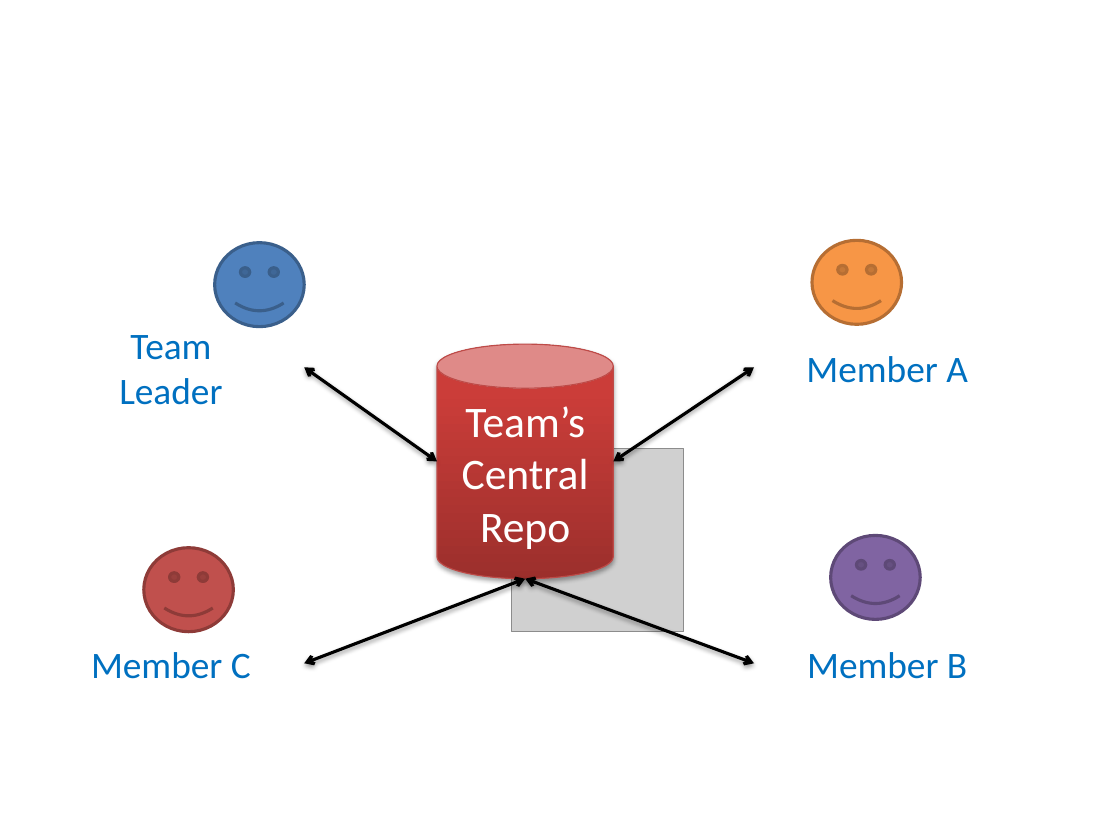
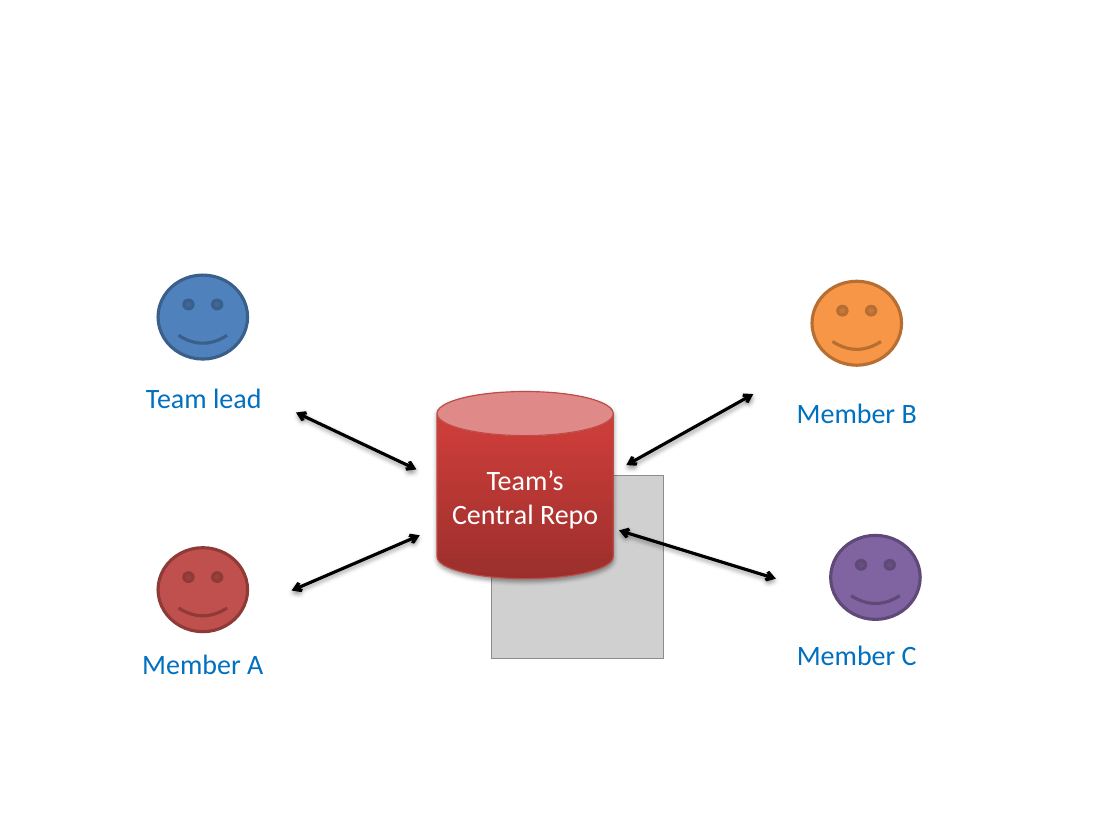
Before and after one commit to se-edu/se-book, a slide deck: slide 1 of diagrams/revisionControl/drcsVsCrcs/crcsDiagram.pptx. Drawn at 1120x840 pixels with LibreOffice and Linux fonts; fonts in the diff are those of the drawing; grey boxes stand for pictures. Boxes give left, top, right and bottom in pixels: in the first picture for what was removed or moved away, otherwise in the second. Text is boxed around its words. In the diff, an @@ line names an element or a change of style, - is before the commit and + after.

```diff
--- a/diagrams/revisionControl/drcsVsCrcs/crcsDiagram.pptx
+++ b/diagrams/revisionControl/drcsVsCrcs/crcsDiagram.pptx
@@ ellipse removed at bbox=[38, 277, 305, 459] @@
-Team Leader
@@ smiley face: place and size @@
-smiley face at bbox=[215, 243, 305, 327]
+smiley face at bbox=[158, 276, 248, 360]
@@ smiley face: place and size @@
-smiley face at bbox=[812, 241, 902, 325]
+smiley face at bbox=[812, 281, 902, 365]
@@ text added at bbox=[146, 388, 261, 409], 18 pt, text #0070C0 @@
+Team lead
@@ double arrow moved from (305, 367) - (437, 461) to (296, 412) - (417, 469) @@
@@ cylinder "Team’s Central Repo": place and size @@
-cylinder "Team’s Central Repo" at bbox=[437, 344, 613, 578]
+cylinder "Team’s Central Repo" at bbox=[437, 392, 613, 579]
@@ cylinder "Team’s Central Repo" at bbox=[437, 392, 613, 579]: size 28 to 18 pt @@
@@ double arrow moved from (754, 367) - (614, 461) to (754, 394) - (626, 465) @@
@@ size 24 to 18 pt; vertical alignment middle to top in 3 elements at bbox=[797, 645, 917, 665], bbox=[142, 654, 263, 675], bbox=[797, 403, 917, 423] @@
@@ text "Member B": place and size @@
-text "Member B" at bbox=[754, 572, 1020, 755]
+text "Member B" at bbox=[797, 403, 917, 423]
@@ picture: place and size @@
-picture at bbox=[512, 448, 684, 632]
+picture at bbox=[492, 476, 664, 660]
@@ double arrow moved from (305, 663) - (525, 579) to (291, 590) - (420, 535) @@
@@ double arrow moved from (754, 663) - (525, 579) to (776, 579) - (619, 531) @@
@@ smiley face: place and size @@
-smiley face at bbox=[143, 548, 233, 632]
+smiley face at bbox=[158, 548, 248, 632]
@@ text "Member A": place and size @@
-text "Member A" at bbox=[754, 277, 1020, 459]
+text "Member A" at bbox=[142, 654, 263, 675]
@@ text "Member C": place and size @@
-text "Member C" at bbox=[38, 572, 305, 755]
+text "Member C" at bbox=[797, 645, 917, 665]
```
Also in this commit, not shown: 4 other files.
